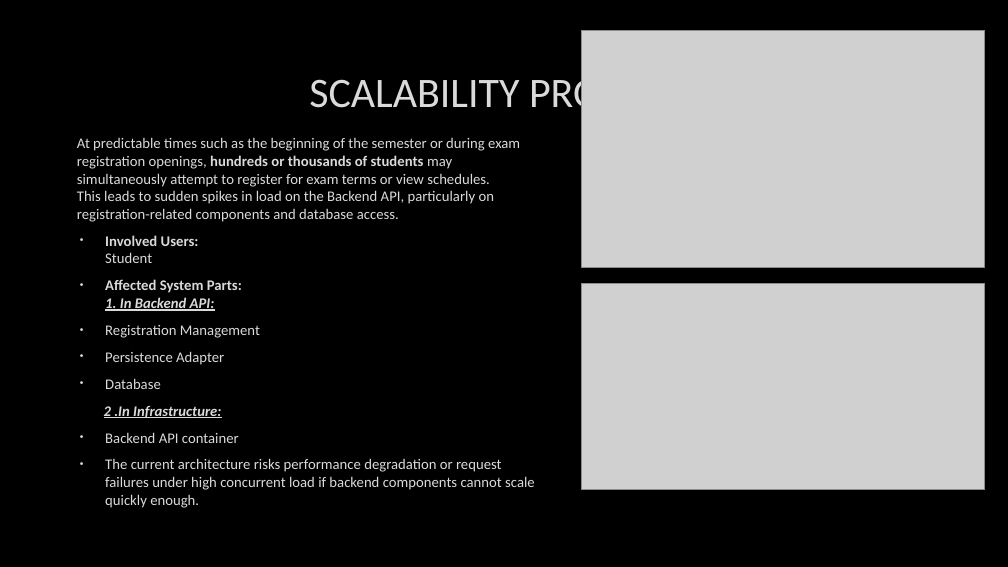
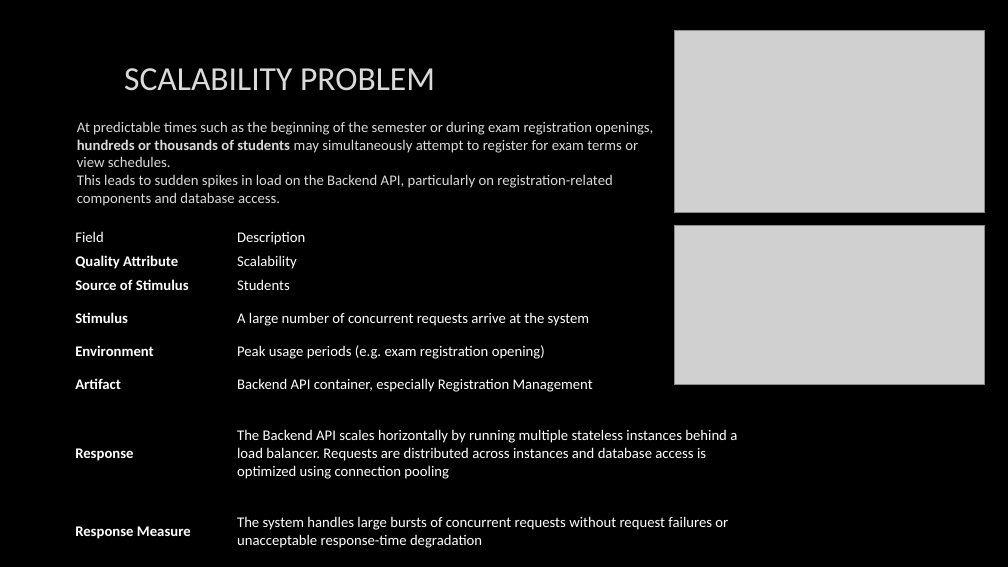
Before and after one commit to mayembe-martin/software_architecture_schedules, a slide deck: slide 19 of M2/Presentation_Qualities.pptx. Drawn at 1008x567 pixels with LibreOffice and Linux fonts; fonts in the diff are those of the drawing; grey boxes stand for pictures; background and template pictures are left out. Boxes give left, top, right and bottom in pixels: in the first picture for what was removed or moved away, otherwise in the second. Text is boxed around its words. In the diff, an @@ line names an element or a change of style, - is before the commit and + after.

```diff
--- a/M2/Presentation_Qualities.pptx
+++ b/M2/Presentation_Qualities.pptx
@@ title "SCALABILITY PROBLEM": place and size @@
-title "SCALABILITY PROBLEM" at (309, 72, 698, 117)
+title "SCALABILITY PROBLEM" at (124, 68, 435, 91)
@@ title "SCALABILITY PROBLEM" at (124, 68, 435, 91): size 40 to 32 pt @@
@@ picture: place and size @@
-picture at (582, 30, 985, 267)
+picture at (675, 30, 985, 212)
@@ text "At predictable times such as ...": place and size @@
-text "At predictable times such as ..." at (77, 137, 535, 508)
+text "At predictable times such as ..." at (77, 121, 653, 206)
@@ table added at (70, 225, 749, 561), 8 rows, 2 columns @@
+Field | Description
+Quality Attribute | Scalability
+Source of Stimulus | Students
+Stimulus | A large number of concurrent requests arrive at the system
+Environment | Peak usage periods (e.g. exam registration opening)
+Artifact | Backend API container, especially Registration Management
+Response | The Backend API scales horizontally by running multiple stateless instances behind a load balancer. Requests are distributed across instances and database access is optimized using connection pooling
+Response Measure | The system handles large bursts of concurrent requests without request failures or unacceptable response-time degradation
@@ text at (104, 235, 535, 508): paragraphs removed @@
-• Involved Users:
-  Student
-• Affected System Parts:
-  1. In Backend API:
-• Registration Management
-• Persistence Adapter
-• Database
-2 .In Infrastructure:
-• Backend API container
-• The current architecture risks performance degradation or request failures under high concurrent load if backend components cannot scale quickly enough.
@@ picture: place and size @@
-picture at (582, 284, 985, 490)
+picture at (675, 225, 985, 384)
```
Also in this commit, not shown: 1 other slide changed, 1 other file.
